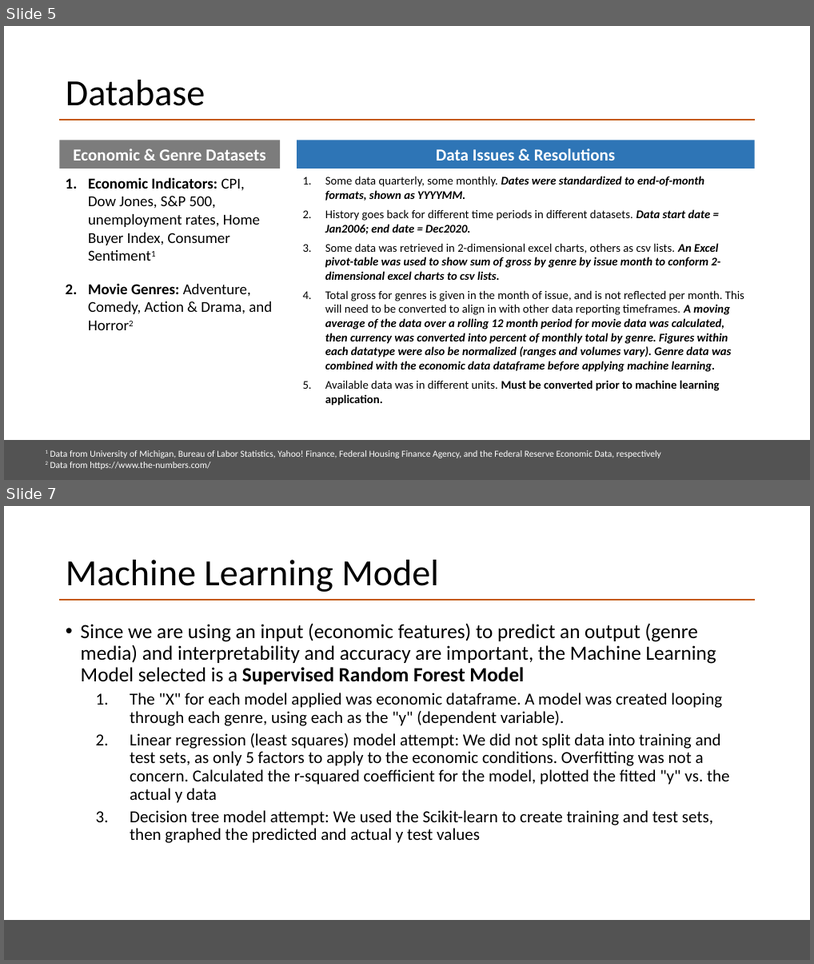
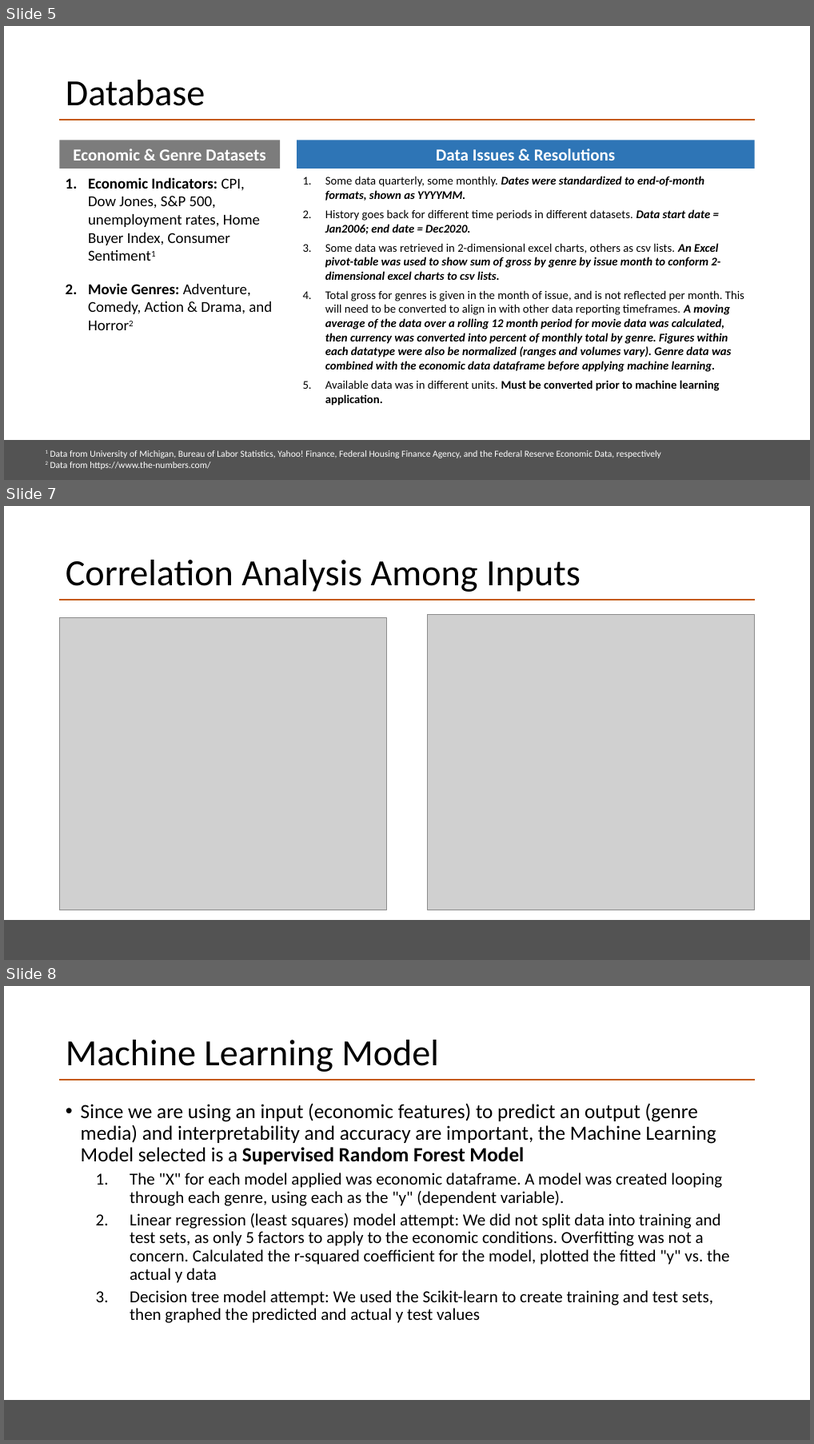
Before and after one commit to emilymcdaniel/Final_Project, a slide deck: BootCamp_FinalPres_v3.pptx. Shown one above the other, each under a label of ours: slides 5 and 7 before the commit, slides 5, 7 and 8 after it; the slides between them are not shown. The pictures are 814x964 and 814x1444 pixels, drawn with LibreOffice and Linux fonts; fonts in the diff are those of the drawing; grey boxes stand for pictures. Boxes give left, top, right and bottom in pixels: in the first picture for what was removed or moved away, otherwise in the second. Text is boxed around its words. In the diff, an @@ line names an element or a change of style, - is before the commit and + after.

```diff
--- a/BootCamp_FinalPres_v3.pptx
+++ b/BootCamp_FinalPres_v3.pptx
@@ slide 7 added at bbox=[4, 506, 810, 960], background #FFFFFF; not listed: 2 template elements that a slide beside it also shows @@
@@ title added at bbox=[66, 560, 581, 592], 44 pt, text #000000 @@
+Correlation Analysis Among Inputs
@@ picture added at bbox=[60, 618, 387, 910] @@
@@ picture added at bbox=[427, 614, 754, 910] @@
@@ what was slide 7 is now slide 8 @@
```
Also in this commit, not shown: 3 slides changed, 3 other slides added, 3 slides removed.
